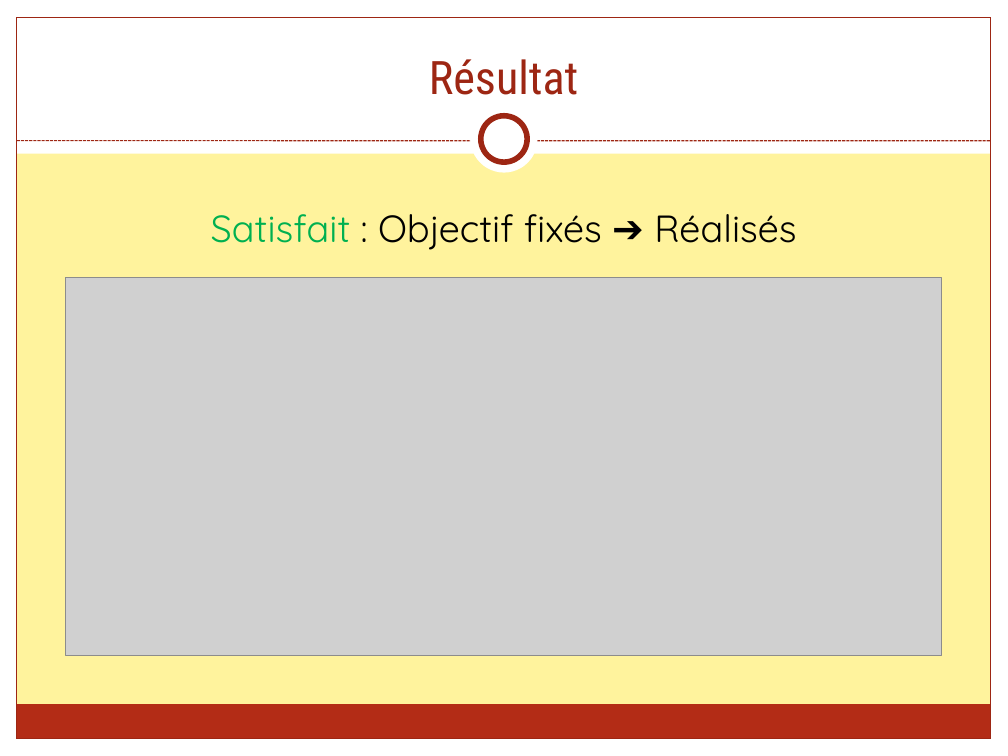
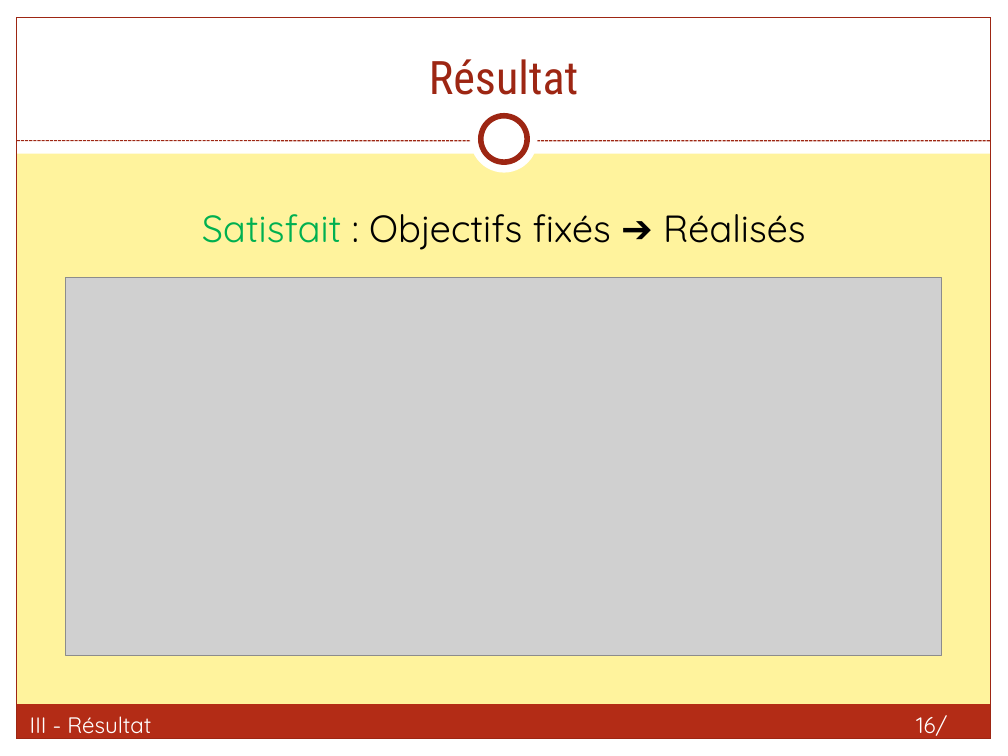
Before and after one commit to FieryWeasel/Picarete, a slide deck: slide 16 of SOURCES/RAPPORTS/Picarete - Presentation.pptx. Drawn at 1008x756 pixels with LibreOffice and Linux fonts; fonts in the diff are those of the drawing; grey boxes stand for pictures. Boxes give left, top, right and bottom in pixels: in the first picture for what was removed or moved away, otherwise in the second. Text is boxed around its words. In the diff, an @@ line names an element or a change of style, - is before the commit and + after.

```diff
--- a/SOURCES/RAPPORTS/Picarete - Presentation.pptx
+++ b/SOURCES/RAPPORTS/Picarete - Presentation.pptx
@@ text at (202,214,805,250): text changed @@
-Satisfait : Objectif fixés ➔ Réalisés
+Satisfait : Objectifs fixés ➔ Réalisés
@@ text added at (30,716,151,734), 16 pt, text #FFFFFF @@
+III - Résultat
@@ page number added at (916,715,947,736), 16 pt, text #FFFFFF @@
+16/ 18
```
Also in this commit, not shown: 17 other slides changed, 49 other files.
